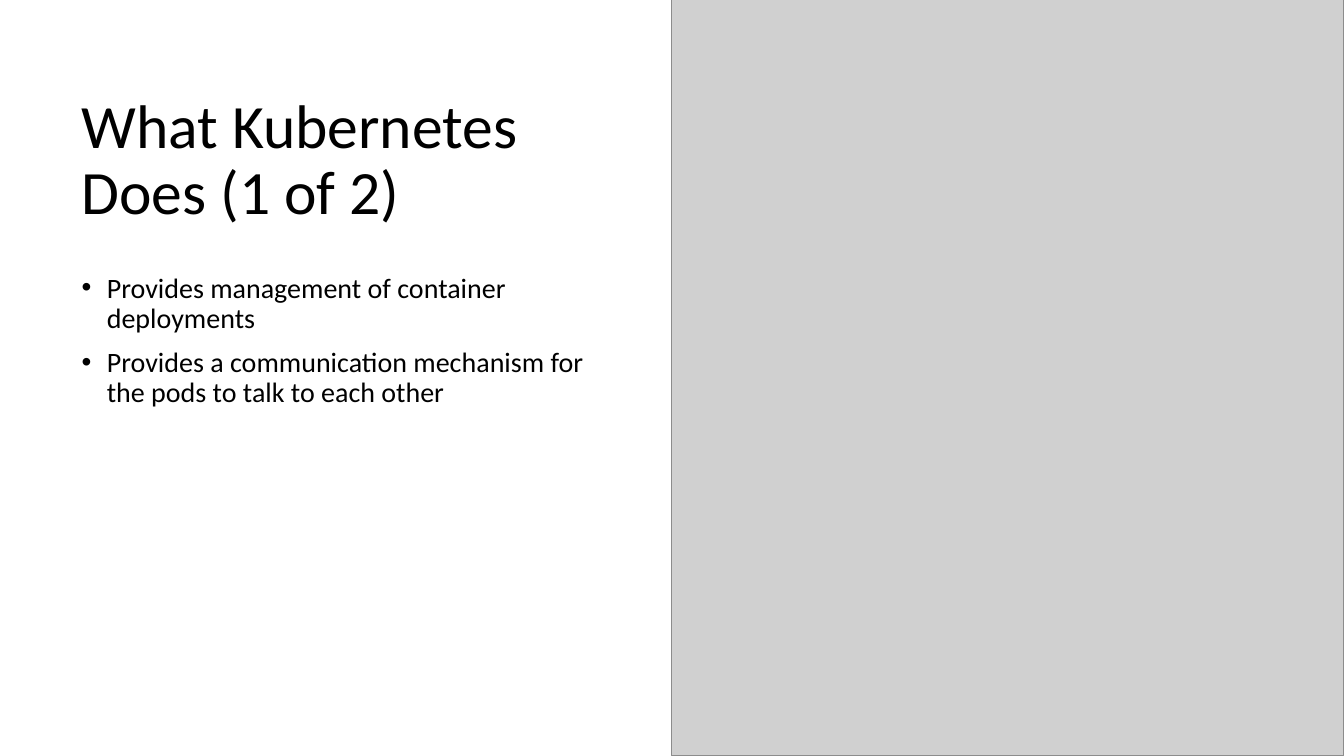
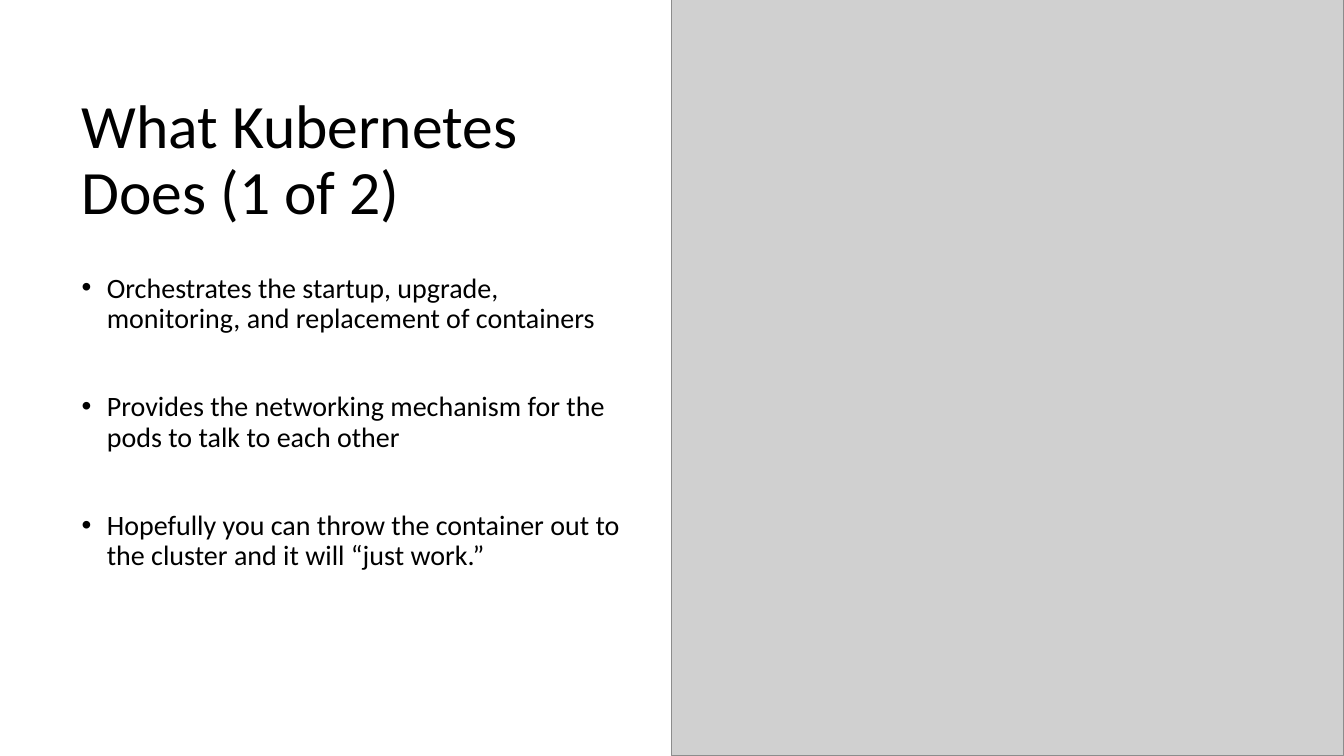
Before and after one commit to chlsmith/docker-and-k8s, a slide deck: slide 6 of fun-with-k8s.pptx. Drawn at 1344x756 pixels with LibreOffice and Linux fonts; fonts in the diff are those of the drawing; grey boxes stand for pictures. Boxes give left, top, right and bottom in pixels: in the first picture for what was removed or moved away, otherwise in the second. Text is boxed around its words. In the diff, an @@ line names an element or a change of style, - is before the commit and + after.

```diff
--- a/fun-with-k8s.pptx
+++ b/fun-with-k8s.pptx
@@ text at [107, 278, 620, 570]: text changed @@
-• Provides management of container deployments
-• Provides a communication mechanism for the pods to talk to each other
+• Orchestrates the startup, upgrade, monitoring, and replacement of containers
+• Provides the networking mechanism for the pods to talk to each other
+• Hopefully you can throw the container out to the cluster and it will “just work.”
```
Also in this commit, not shown: 5 other slides changed, 1 slide added.
